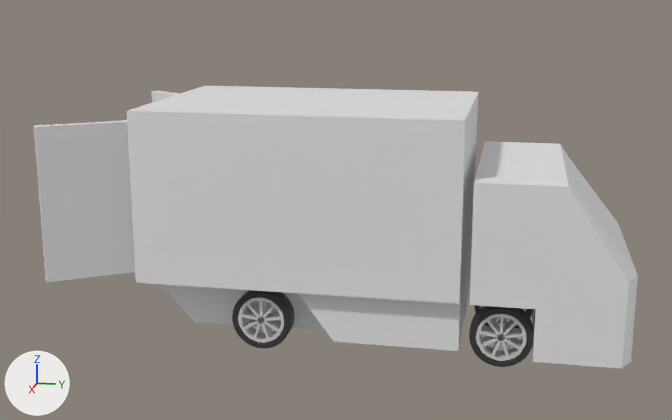
The FBX model Assets/3DModels/Objects/Car/Car.fbx, before and after one commit.
Rendered twice from a 50 mm camera at (31.4, 0.3, 10.9) aimed at (0.2, -5.9, 3.1). The axes (+X, +Y, +Z) are drawn at lower left. The lights are the same throughout. Vertices at the same position are counted once.

Objects in the first picture: 'Cube', 'Cube.001', 'Wheel.001', 'Wheel.004', 'something.002', 'something.003'.
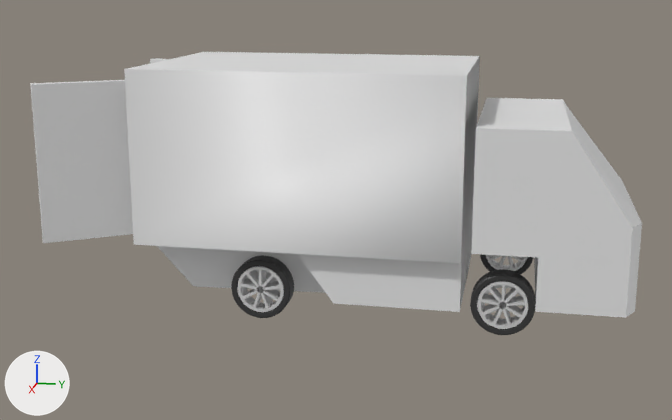
Commit message: update: car model

What changed in the scene script:
```text
Change me_cube_003:
    where me_cube_003.from_pydata(...)  # 327 vertices, 324 faces; spans x -0.3..0.3, y -0.79..0.79, z -0.78..0.78
    used by ob_something_002; location = (3.0, 0.0, 0.0)
    me_cube_003 part 1: the whole mesh is moved by (0.0, 0.0, 1.07)
Change me_cube_009:
    used by ob_cube; location = (0.0, 0.0, 0.0)
    remove me_cube_009.from_pydata(...)  # 70 vertices, 63 faces; spans x -5.09..5.09, y -14.66..-1.32, z -0.52..6.91
    add me_cube_009.from_pydata(...)  # 66 vertices, 61 faces; spans x -5.09..5.09, y -14.66..-1.32, z 0.79..8.22
    me_cube_009 part 5: the loose piece of 8 vertices spanning x 2.89..5.09, y -14.66..-11.69, z 1.46..6.51 is moved by (0.0, 0.0, 1.31)
    me_cube_009 part 6: the loose piece of 8 vertices spanning x -5.09..-2.89, y -14.66..-11.69, z 1.46..6.51 is moved by (0.0, 0.0, 1.31)
    me_cube_009 part 7: the loose piece of 54 vertices spanning x -3.77..3.77, y -11.98..-1.32, z -0.52..6.91 is rebuilt with 50 vertices and now spans x -3.77..3.77, y -11.98..-1.32, z 0.79..8.22
Change me_cylinder_004:
    where me_cylinder_004.from_pydata(...)  # 640 vertices, 640 faces; spans x -0.32..0.32, y -1.0..1.0, z -1.0..1.0
    used by ob_wheel_004; location = (3.0, -7.84, 0.0)
    me_cylinder_004 part 3: the whole mesh is moved by (0.0, 0.0, 1.07)
Change me_cube_004:
    where me_cube_004.from_pydata(...)  # 327 vertices, 324 faces; spans x -0.3..0.3, y -0.79..0.79, z -0.78..0.78
    used by ob_something_003; location = (3.0, -7.84, 0.0)
    me_cube_004 part 2: the whole mesh is moved by (0.0, 0.0, 1.07)
Change me_cylinder_001:
    where me_cylinder_001.from_pydata(...)  # 640 vertices, 640 faces; spans x -0.32..0.32, y -1.0..1.0, z -1.0..1.0
    used by ob_wheel_001; location = (3.0, 0.0, 0.0)
    me_cylinder_001 part 4: the whole mesh is moved by (0.0, 0.0, 1.07)
Add me_cube_010_1:
    me_cube_010_1.from_pydata(...)  # 40 vertices, 38 faces; spans x -3.79..3.79, y -1.0..3.98, z 1.11..6.69
Remove ob_cube_001:
    ob_cube_001 = bpy.data.objects.new('Cube.001', me_cube_010)
    ob_cube_001.location = (0.0, 0.0, 0.0)
Add ob_frontbody:
    ob_frontbody = bpy.data.objects.new('FrontBody', me_cube_010_1)
    ob_frontbody.location = (0.0, 0.0, 0.0)
```

Location of each change, [x1, y1, x2, y2] in pixels of the pictures (672 x 420 px; the box of a moved part takes in the faces that stretch with it):
'Cube', reshaped
    before: [34, 86, 478, 351]
    after: [30, 52, 480, 312]
'Cube.001', deleted
    before: [470, 141, 638, 369]
'FrontBody', added
    after: [471, 98, 642, 318]
'something.002', mesh moved
    before: [476, 313, 527, 361]
    after: [477, 281, 528, 329]
'something.003', mesh moved
    before: [238, 297, 284, 343]
    after: [237, 266, 284, 312]
'Wheel.001', mesh moved
    before: [469, 306, 534, 367]
    after: [470, 269, 535, 335]
'Wheel.004', mesh moved
    before: [232, 290, 294, 348]
    after: [231, 255, 294, 318]
part 5 of me_cube_009, moved or reshaped
    before: [34, 120, 135, 282]
    after: [30, 80, 133, 243]
part 6 of me_cube_009, moved or reshaped
    before: [152, 91, 179, 102]
    after: [150, 58, 168, 63]
part 7 of me_cube_009, rebuilt
    before: [127, 86, 478, 351]
    after: [124, 52, 480, 312]
